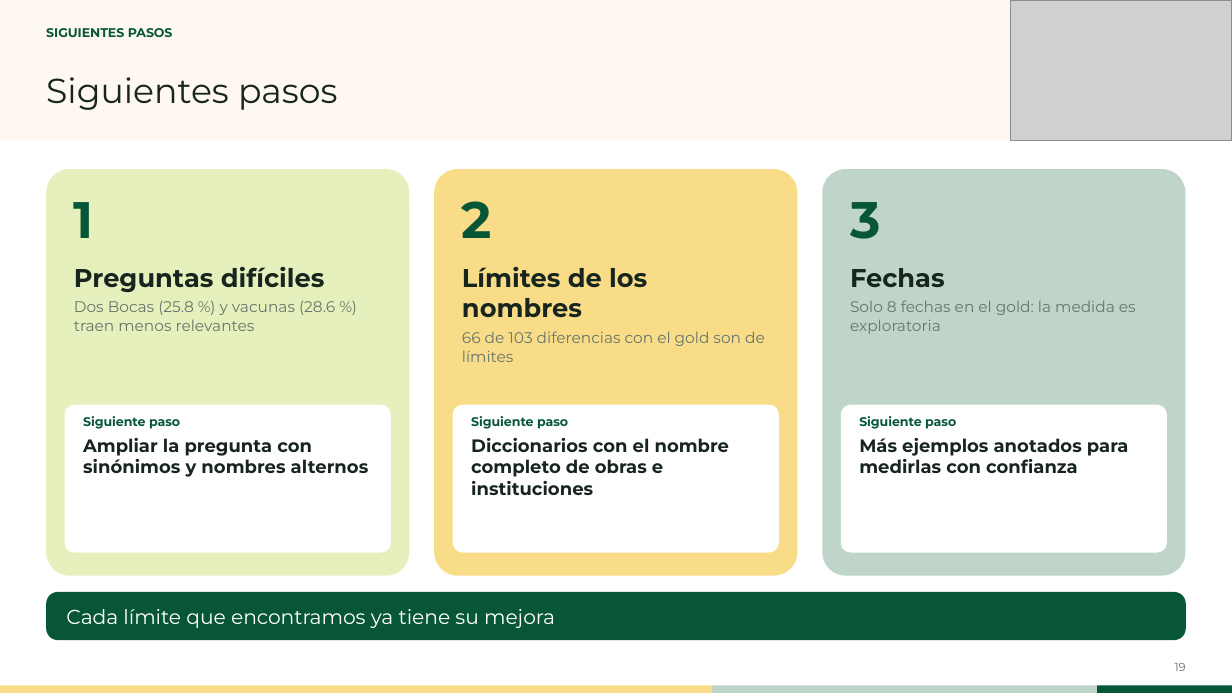
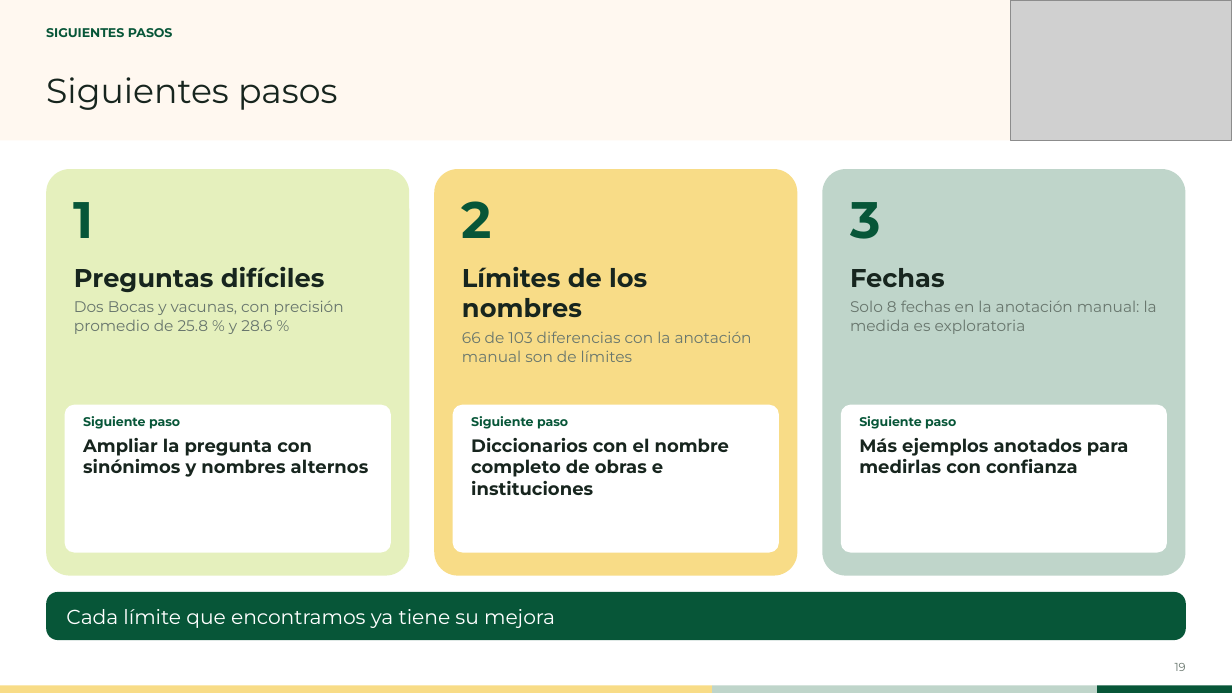
Before and after one commit to DiegoMoctezuma/Examen_Mineria_Textos, a slide deck: slide 19 of laminas/Presentacion_Mineria_de_Textos_v2.pptx. Drawn at 1232x693 pixels with LibreOffice and Linux fonts; fonts in the diff are those of the drawing; grey boxes stand for pictures. Boxes give left, top, right and bottom in pixels: in the first picture for what was removed or moved away, otherwise in the second. Text is boxed around its words. In the diff, an @@ line names an element or a change of style, - is before the commit and + after.

```diff
--- a/laminas/Presentacion_Mineria_de_Textos_v2.pptx
+++ b/laminas/Presentacion_Mineria_de_Textos_v2.pptx
@@ text at (74, 301, 344, 334): text changed @@
-Dos Bocas (25.8 %) y vacunas (28.6 %) traen menos relevantes
+Dos Bocas y vacunas, con precisión promedio de 25.8 % y 28.6 %
@@ text at (850, 300, 1157, 334): text changed @@
-Solo 8 fechas en el gold: la medida es exploratoria
+Solo 8 fechas en la anotación manual: la medida es exploratoria
@@ text at (462, 331, 752, 362): text changed @@
-66 de 103 diferencias con el gold son de límites
+66 de 103 diferencias con la anotación manual son de límites
```
Also in this commit, not shown: 16 other slides changed, 1 other file.
